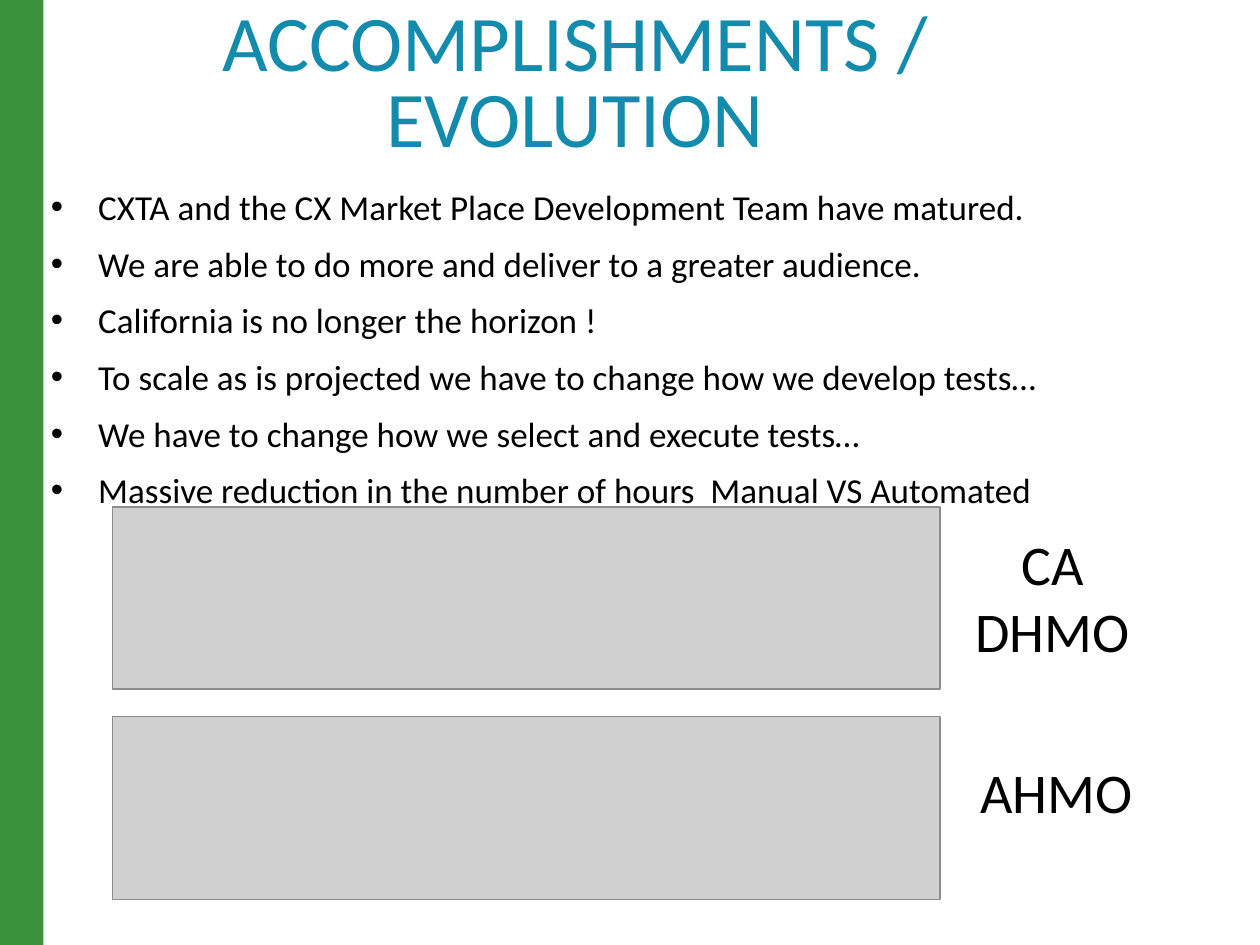
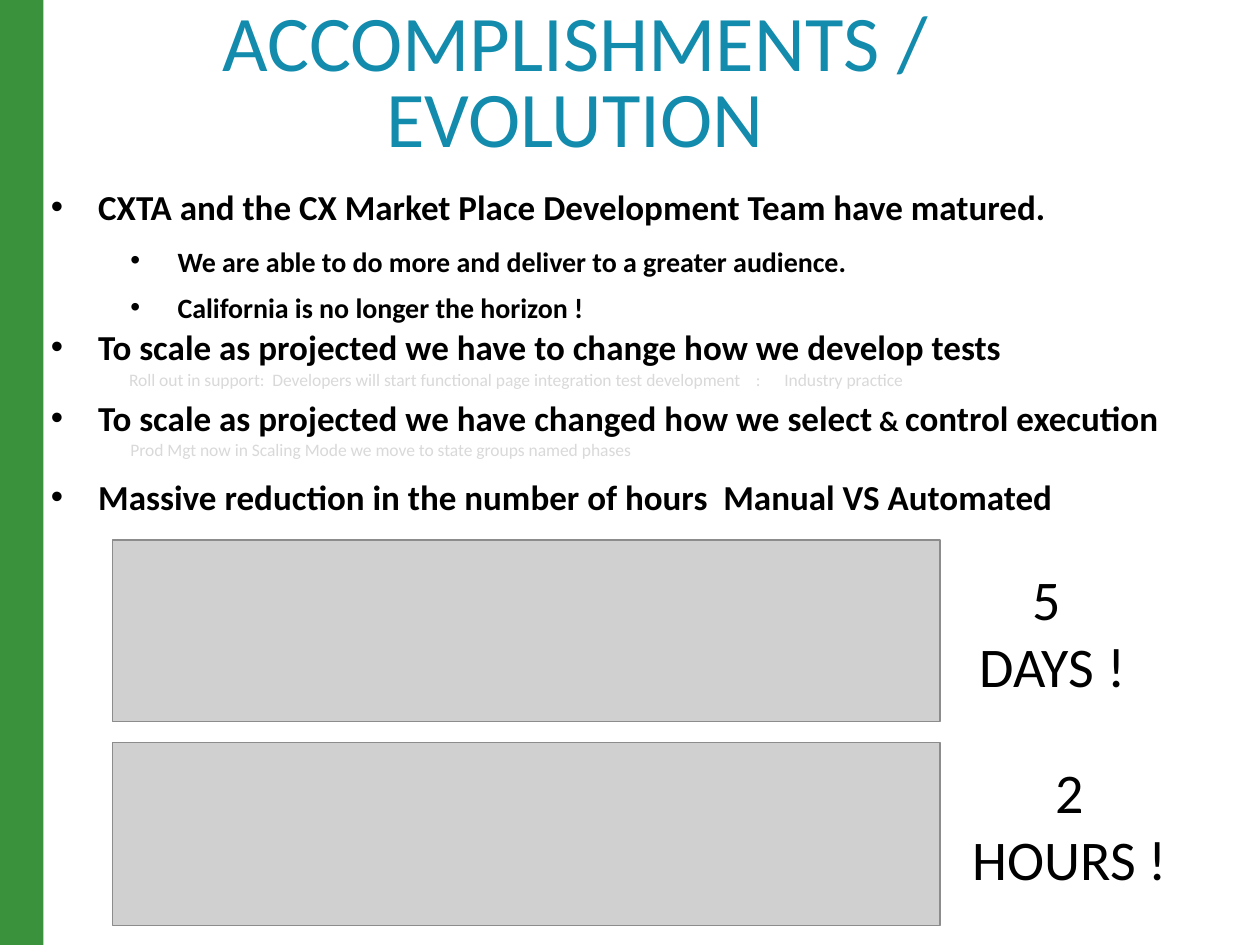
Before and after one commit to raghav9329/mainProf, a slide deck: slide 4 of CurrentWork_Delta/CX_StrategyPowerPoint.pptx. Drawn at 1260x945 pixels with LibreOffice and Linux fonts; fonts in the diff are those of the drawing; grey boxes stand for pictures. Boxes give left, top, right and bottom in pixels: in the first picture for what was removed or moved away, otherwise in the second. Text is boxed around its words. In the diff, an @@ line names an element or a change of style, - is before the commit and + after.

```diff
--- a/CurrentWork_Delta/CX_StrategyPowerPoint.pptx
+++ b/CurrentWork_Delta/CX_StrategyPowerPoint.pptx
@@ text at box(98, 195, 1052, 511): bold on in "CXTA and the CX Market Place Development ...", "We are able to do more and ...", "California is no longer the horizon !", "Massive reduction in the number of hours ..."; size 20 to 16 pt in "We are able to do more and ...", "California is no longer the horizon !"; list level 1 to 2 in "We are able to do ..."; list level 1 to 2 in "California is no longer the ..." @@
@@ text at box(98, 335, 1158, 461): text changed; size 20 to 10 pt; text colour #000000 to #D9D9D9 @@
-• To scale as is projected we have to change how we develop tests…
-• We have to change how we select and execute tests…
+• To scale as projected we have to change how we develop tests
+    Roll out in support: Developers will start functional page integration test development : Industry practice
+• To scale as projected we have changed how we select & control execution
+  Prod Mgt now in Scaling Mode we move to state groups named phases
@@ picture: place and size @@
-picture at box(112, 507, 940, 688)
+picture at box(112, 539, 940, 721)
@@ text at box(980, 584, 1095, 688): text changed @@
-CA DHMO
+5
+DAYS !
@@ picture: place and size @@
-picture at box(112, 717, 940, 900)
+picture at box(112, 742, 940, 925)
@@ text at box(973, 776, 1136, 881): text changed @@
-AHMO
+2
+HOURS !
```
Also in this commit, not shown: 8 other slides changed, 1 other file.
